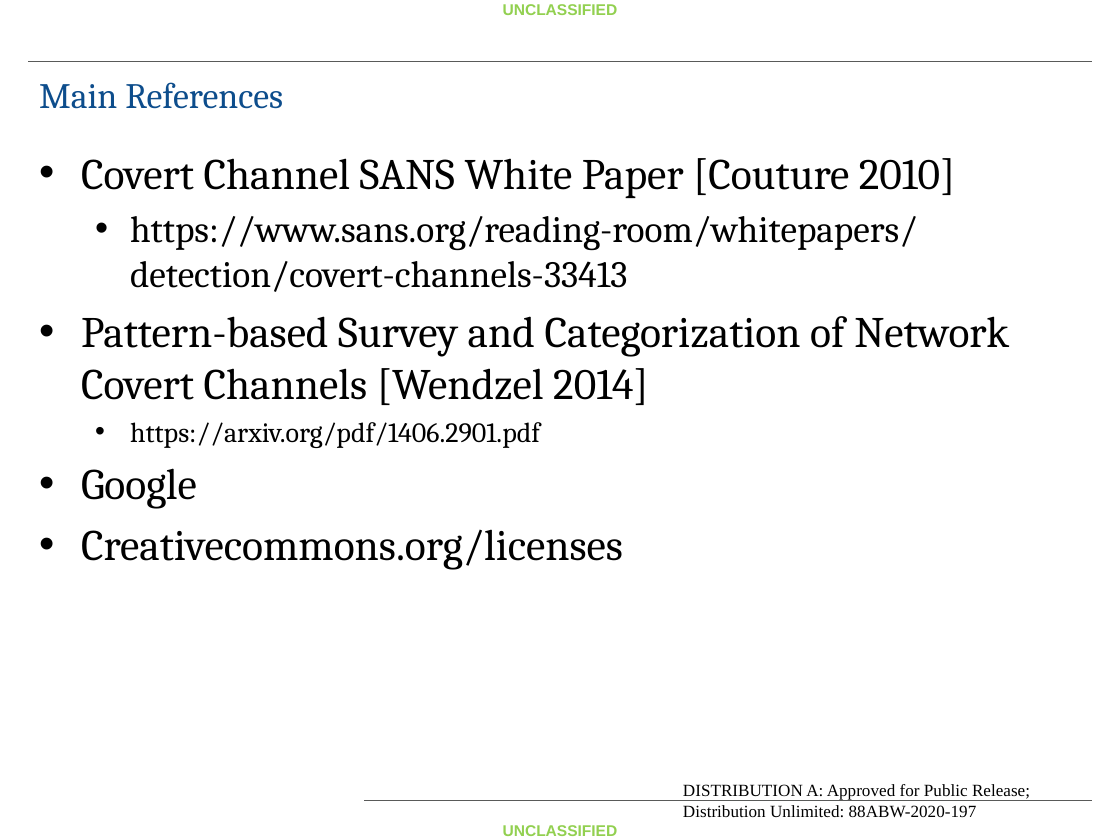
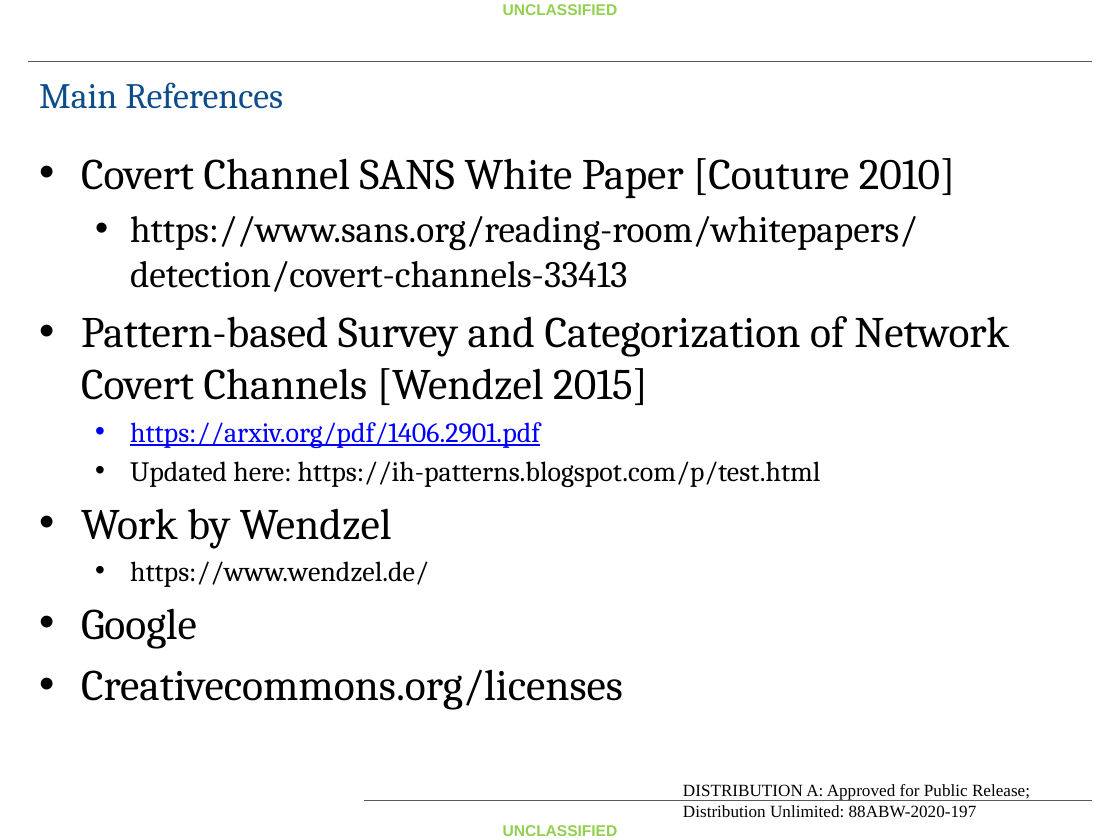
Before and after one commit to fitzgeralddaniel/CovertChannelClass, a slide deck: slide 64 of Handout/Covert Channel Lecture Day 1.pptx. Drawn at 1120x840 pixels with LibreOffice and Linux fonts; fonts in the diff are those of the drawing; background and template pictures are left out. Boxes give left, top, right and bottom in pixels: in the first picture for what was removed or moved away, otherwise in the second. Text is boxed around its words. In the diff, an @@ line names an element or a change of style, - is before the commit and + after.

```diff
--- a/Handout/Covert Channel Lecture Day 1.pptx
+++ b/Handout/Covert Channel Lecture Day 1.pptx
@@ text at (81, 316, 1009, 405): text changed @@
-• Pattern-based Survey and Categorization of Network Covert Channels [Wendzel 2014]
+• Pattern-based Survey and Categorization of Network Covert Channels [Wendzel 2015]
@@ text at (130, 422, 540, 448): text colour #000000 to #0000FF, underline on in "https://arxiv.org/pdf/1406.2901.pdf" @@
@@ text at (81, 461, 821, 587): paragraphs added @@
+  • Updated here: https://ih-patterns.blogspot.com/p/test.html
+• Work by Wendzel
+  • https://www.wendzel.de/
```
Also in this commit, not shown: 7 other slides changed, 13 other files.
